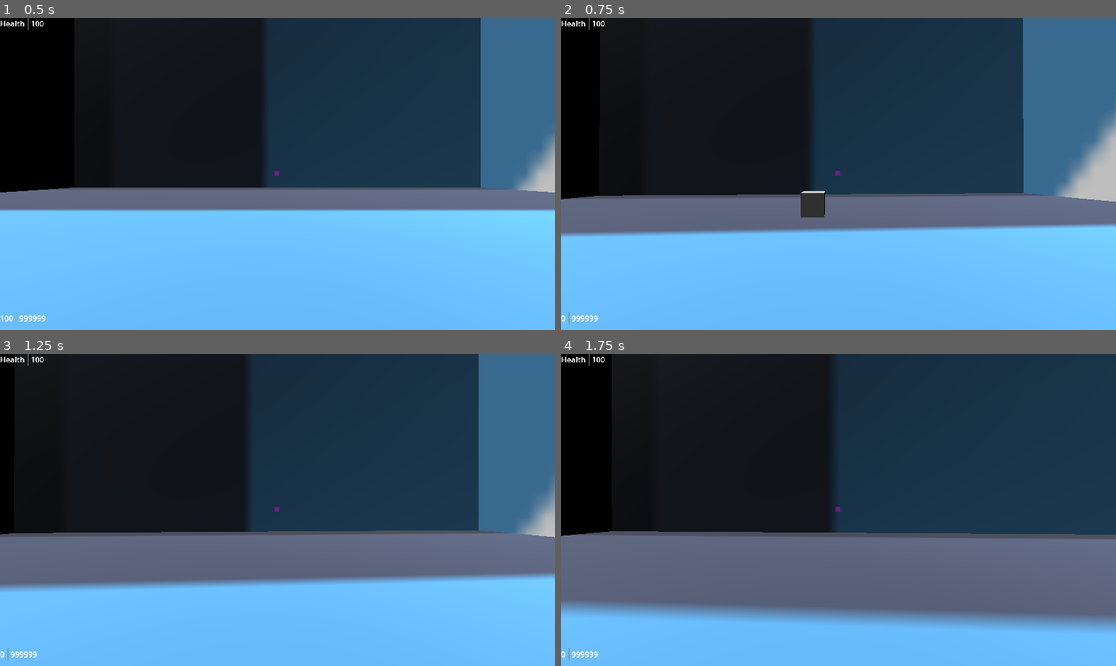
Above: before the commit, frames 1-4 (two rows, left to right).
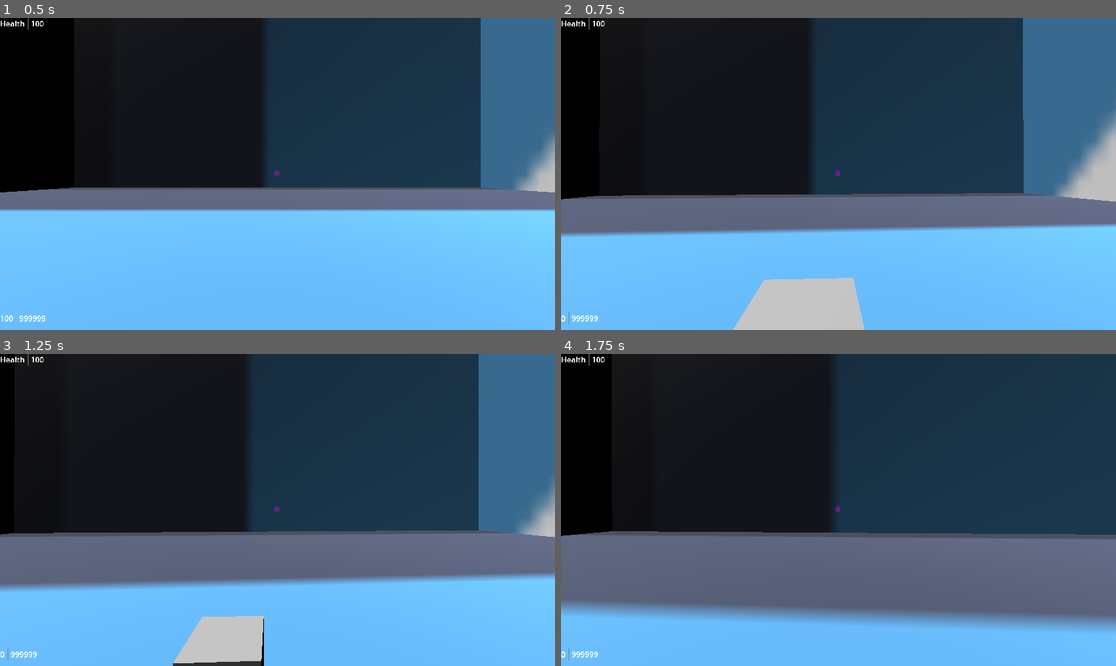
Above: after the commit, the same moments.

Repository: mabanana/FPS-Project-A
Game: Godot game, scene res://test_scene.tscn
The game is run twice, just before and just after one commit, with the same random seed, the same clock (stepped at 60 frames per second) and the same inputs. The engine's default icon, where the game draws it, is replaced by a stand-in: a white triangle on a blue panel in a dark square.
Inputs (mouse positions are in pixels of both pictures, inside the frame that each line leads up to):
- Up to frame 1 (0.5 s): no input
- Up to frame 2 (0.75 s): tap Enter (ui_accept) at 0.5 s; move the mouse to (866, 174) at 0.52 s; hold Up (ui_up) from 0.53 s (still down); hold Q (drop_equip) from 0.53 s (still down)
- Up to frame 3 (1.25 s): keep holding Up (ui_up); keep holding Q (drop_equip); tap Enter (ui_accept) at 0.77 s
- Up to frame 4 (1.75 s): keep holding Up (ui_up); move the mouse to (810, 510) at 1.27 s; release Q (drop_equip) at 1.28 s; tap E (interact) at 1.35 s; tap Enter (ui_accept) at 1.52 s

Frame 1 is identical in both runs. In frame 2, 3.6% of the frame differs, in the area x 31-55%, y 55-100%; in frame 3, 2.2%; in frame 4, nothing differs.

Commit message:
Revert throw force change

Diff:
--- a/gun_slot.gd
+++ b/gun_slot.gd
@@ -5,7 +5,7 @@
 const RAY_LENGTH = 1000
 const MAX_ACCURACY = 100
 const ACCURACY_FLOOR = 25
-const THROW_FORCE = 50
+const THROW_FORCE = 10
 const THROW_ACCURACY = 69
 
 @export var bullet_hole: PackedScene
